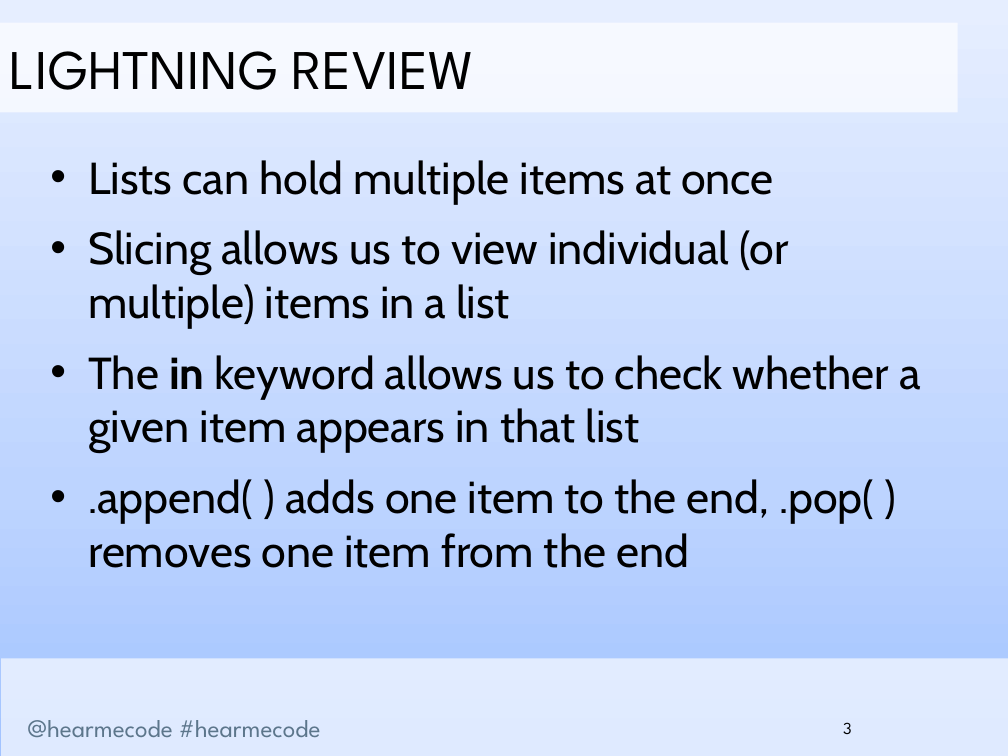
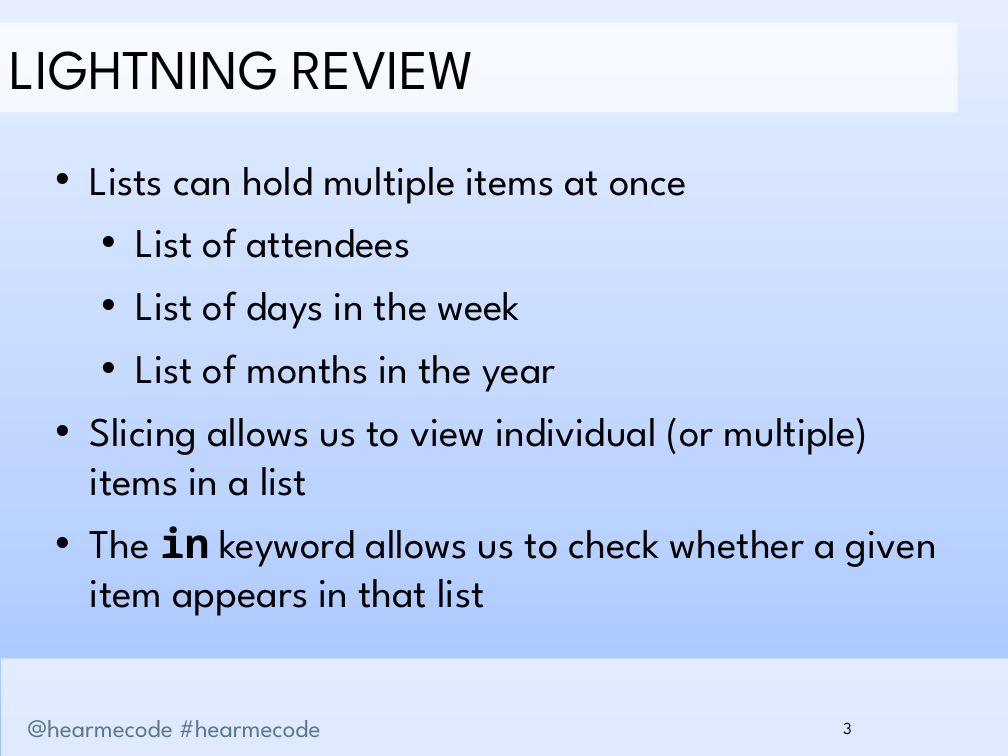
Before and after one commit to hearmecode/slides, a slide deck: slide 3 of Lesson 3/Hear Me Code - File Handling and Dictionaries.pptx. Drawn at 1008x756 pixels with LibreOffice and Linux fonts; fonts in the diff are those of the drawing; background and template pictures are left out. Boxes give left, top, right and bottom in pixels: in the first picture for what was removed or moved away, otherwise in the second. Text is boxed around its words. In the diff, an @@ line names an element or a change of style, - is before the commit and + after.

```diff
--- a/Lesson 3/Hear Me Code - File Handling and Dictionaries.pptx
+++ b/Lesson 3/Hear Me Code - File Handling and Dictionaries.pptx
@@ text at [90,167,937,616]: size 32 to 29.1 pt in "Lists can hold multiple items at once", "Slicing allows us to view individual (or ...", "The in keyword allows us to check ..."; font Cabin to League Spartan in "Lists can hold multiple items at once", "Slicing allows us to view individual (or ...", "The keyword allows us to check whether ..."; font Cabin to Noto Sans Mono in "in"; indent changed; less space between paragraphs @@
@@ text at [136,228,555,392]: paragraphs added @@
+  • List of attendees
+  • List of days in the week
+  • List of months in the year
@@ text at [88,479,874,568]: paragraph removed @@
-• .append( ) adds one item to the end, .pop( ) removes one item from the end
```
Also in this commit, not shown: 35 other slides changed, 28 slides added, 6 slides removed, 3 other files.
